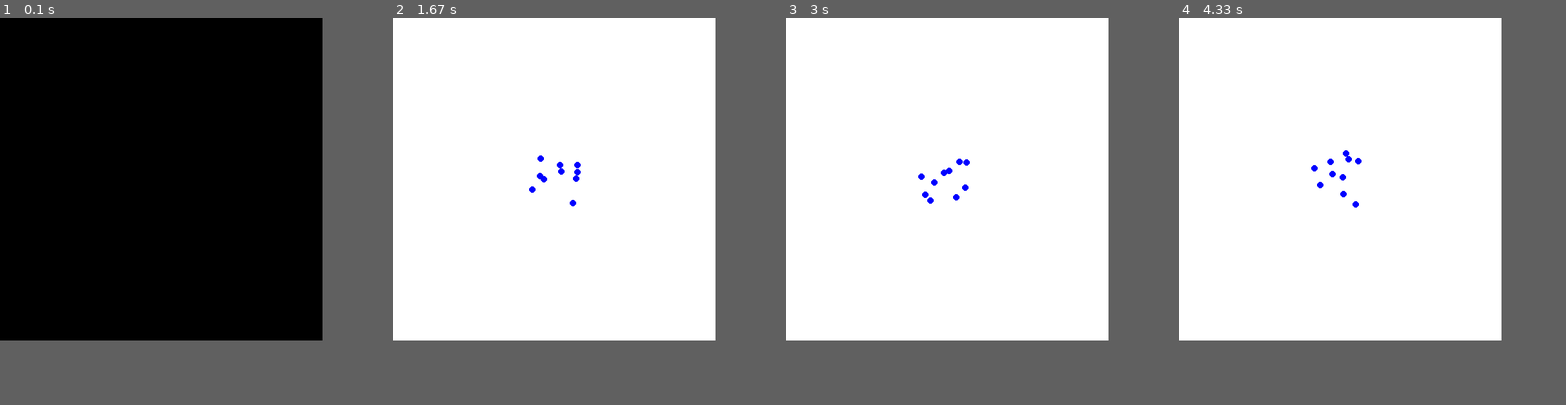
Above: before the commit, frames 1-4 (left to right).
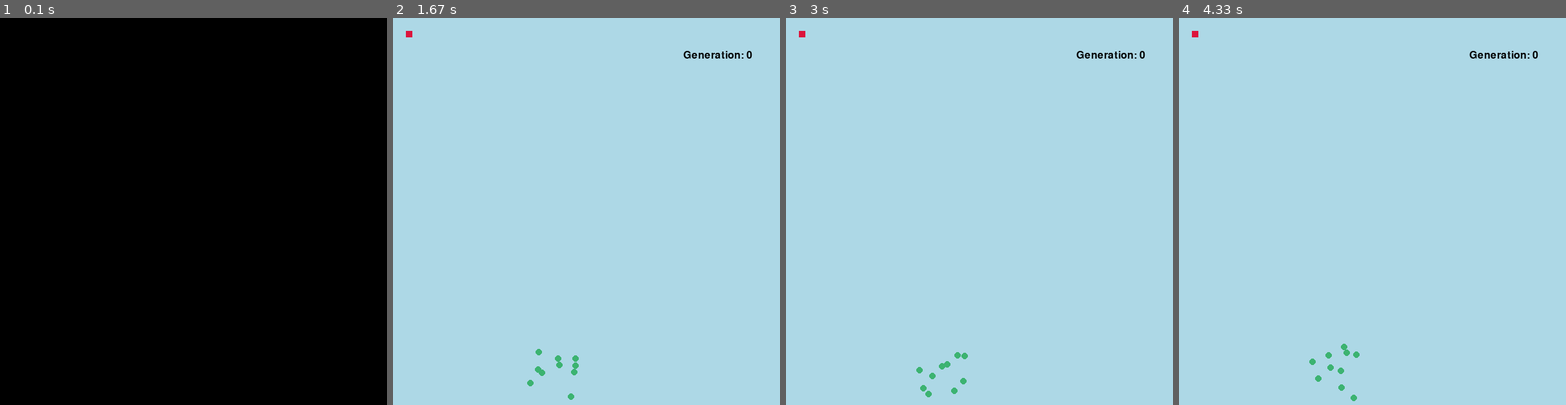
Above: after the commit, the same moments.

Repository: Jack-Coutts/small_python_projects
Game: pygame game, started from pygame_genetic_algo.py
Two runs of this game, one before a commit and one after it. Both use one fixed random seed, a clock stepped at 60 frames per second and the inputs below.
Inputs:
- Up to frame 1 (0.1 s): no input
- Up to frame 2 (1.67 s): no input
- Up to frame 3 (3 s): no input
- Up to frame 4 (4.33 s): no input
The window is 500x500 before the commit and 600x600 after it. Grey fills any space a smaller window leaves; there, only what the larger window draws over its background counts as a difference.

The runs differ from the first frame. In frame 1, only the window size differs. In frame 2, 70% of the frame differs, in the area x 0-93%, y 0-99%; in frame 3, 70%; in frame 4, 70%.

Commit message:
Set colours. Added text.

Diff:
--- a/pygame_genetic_algo.py
+++ b/pygame_genetic_algo.py
@@ -10,7 +10,14 @@
 fpsClock = pygame.time.Clock()  # Initiate frames per second
 
 # Set up the drawing window
-screen = pygame.display.set_mode([500, 500])
+screen = pygame.display.set_mode([600, 600])
+
+# set the pygame window name
+pygame.display.set_caption('Genetic Algorithm: Circles to Square')
+
+# Create font object
+font_obj = pygame.font.Font('freesansbold.ttf', 16)
+text_surface = font_obj.render('Generation: 0', True, (0, 0, 0))  # Render the text/font
 
 # Run until the user asks to quit
 running = True
@@ -21,14 +28,22 @@
         if event.type == pygame.QUIT:
             running = False
 
-    # Fill the background with white
-    screen.fill((255, 255, 255))
+    # Fill the background with light blue
+    screen.fill((173, 216, 230))
 
-    x = 250
-    y = 250
+    # Draw solid red square
+    sq_col = (220, 20, 60)  # Crimson red
+    square = pygame.draw.rect(screen, sq_col, pygame.Rect((20, 20), (10, 10)))
+
+    # Circle start coordinates
+    cx = 247.5
+    cy = 550
 
     # Draw a solid blue circle in the center
-    circles = [pygame.draw.circle(screen, (0, 0, 255), (x+random.randint(-40, 40), y+random.randint(-40, 40)), 5) for i in range(10)]
+    circles = [pygame.draw.circle(screen, (60, 179, 113), (cx+random.randint(-40, 40), cy+random.randint(-40, 40)), 5) for i in range(10)]
+
+    # Add the already created text
+    screen.blit(text_surface, (450, 50))
 
     fpsClock.tick(10)  # 10 frames per second
 
